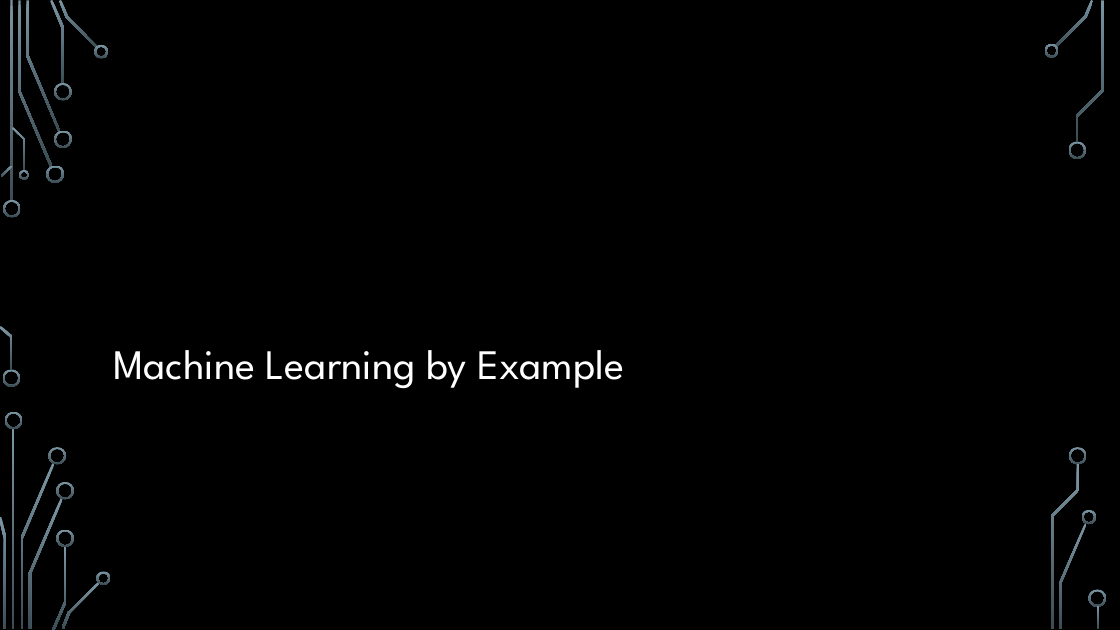
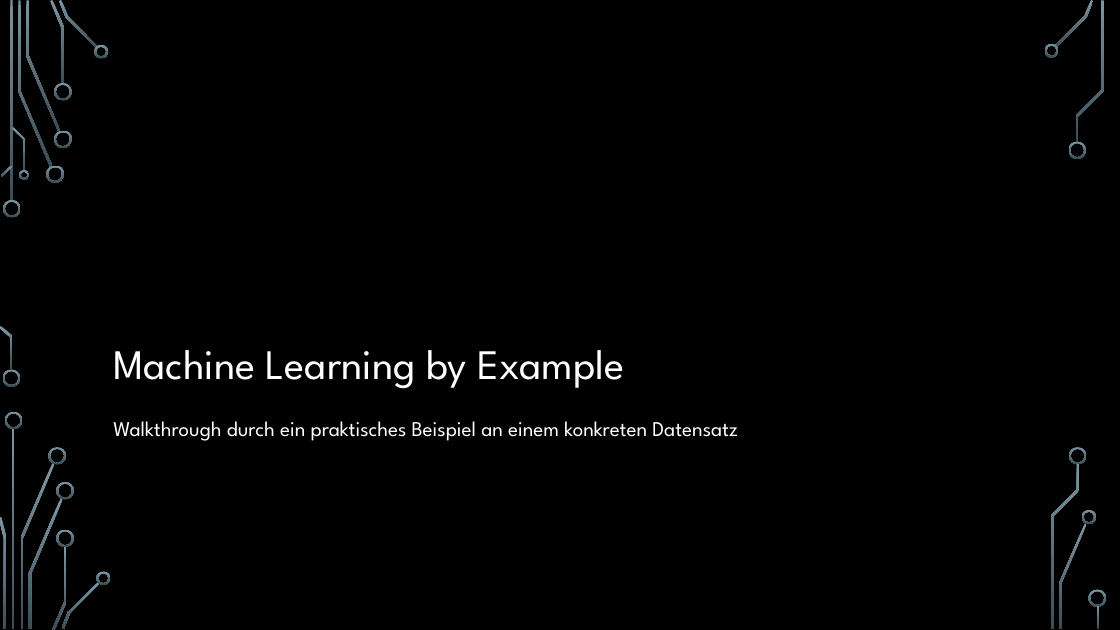
Before and after one commit to hacpro/introduction-machine-learning, a slide deck: slide 28 of presentation.pptx (slide 26 before the commit). Drawn at 1120x630 pixels with LibreOffice and Linux fonts; fonts in the diff are those of the drawing; background and template pictures are left out. Boxes give left, top, right and bottom in pixels: in the first picture for what was removed or moved away, otherwise in the second. Text is boxed around its words. In the diff, an @@ line names an element or a change of style, - is before the commit and + after.

```diff
--- a/presentation.pptx
+++ b/presentation.pptx
@@ text added at bbox=[113, 421, 738, 441], 18 pt, text #FFFFFF @@
+Walkthrough durch ein praktisches Beispiel an einem konkreten Datensatz
```
Also in this commit, not shown: 19 other slides changed, 2 slides added.
